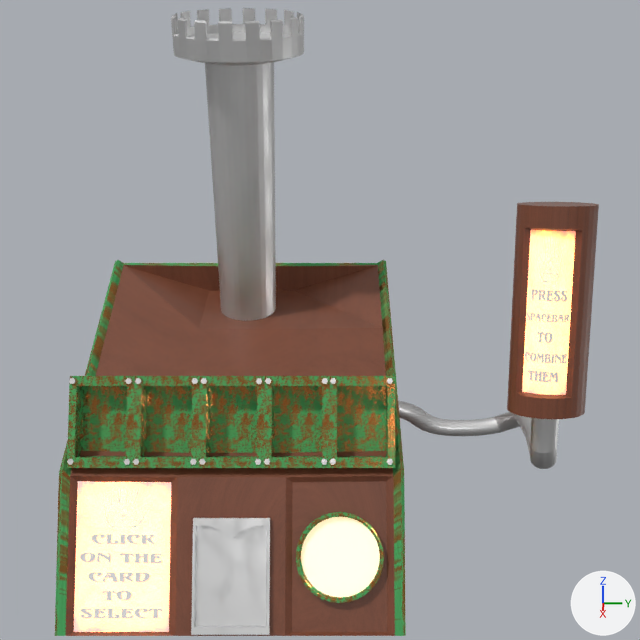
A saved change to the Blender file blender/machineT1.blend.
Both versions are drawn from the file's camera 'Camera'. Arrows for +X, +Y and +Z are at lower right; the lights stay in place.

The older version as bpy lines, for what is in view:
```python
ob_beziercurve = bpy.data.objects.new('BezierCurve', cu_beziercurve)
ob_beziercurve.parent = ob_handle
ob_beziercurve.location = (0.893, 2.597, 0.0)
ob_cube = bpy.data.objects.new('Cube', me_cube_010)
ob_cube.location = (1.95, 0.01, -0.61)
ob_cube.rotation_euler = (0.0, 1.032, 0.0)  # degrees (0, 59, 0)
ob_cube.scale = (0.413, 0.413, -0.0258)
ob_handle = bpy.data.objects.new('Handle', me_cylinder_002)
ob_handle.location = (-0.1, -0.606, 0.129)
ob_handle.rotation_euler = (1.351, 0.0, 1.571)  # degrees (77, 0, 90)
ob_handle.scale = (0.132, 0.103, 6.14)
ob_push_bar = bpy.data.objects.new('Push Bar', me_cylinder_003)
ob_push_bar.parent = ob_handle
ob_push_bar.location = (2.196, 2.954, 1.991)
ob_push_bar.rotation_euler = (3.138, 0.00203, 1.258)  # degrees (180, 0.1, 72)
ob_push_bar.scale = (0.292, 0.292, 1.0)
ob_push_bar_face = bpy.data.objects.new('Push Bar Face', me_cylinder_008)
ob_push_bar_face.parent = ob_handle
ob_push_bar_face.location = (2.196, 2.954, 1.991)
ob_push_bar_face.rotation_euler = (3.138, 0.0, 1.246)  # degrees (180, 0, 71)
ob_push_bar_face.scale = (0.292, 0.292, 1.0)
ob_tower_1 = bpy.data.objects.new('Tower', me_cylinder_001)
ob_tower_1.parent = ob_body
ob_tower_1.location = (-1.502, 0.0, 2.652)
ob_tower_1.scale = (0.355, 0.355, 2.26)
# also in view: 'Clock Face' at (1.72, 1.17, -0.31); 'Left Label' at (1.7, -1.17, -0.31); 'Card Slots.002' at (0.91, 0.0, 0.89); 'Railing' at (0.0, 0.0, 0.33); 'Right Label' at (1.7, 1.17, -0.31)
```
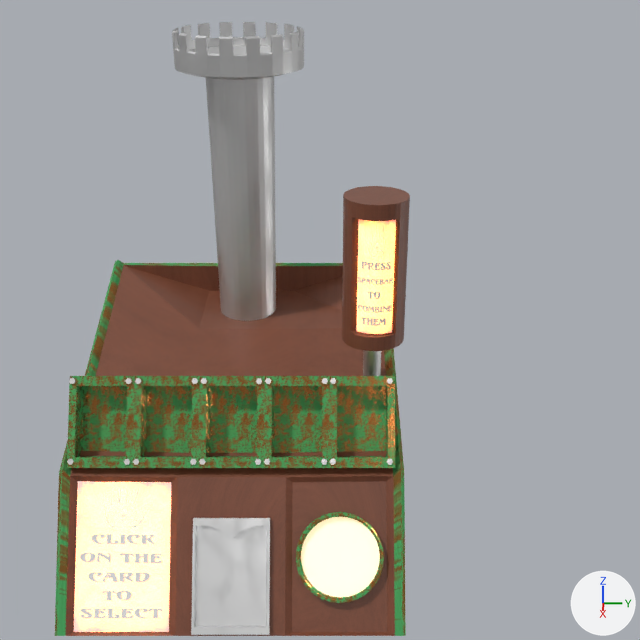
ob_beziercurve is not drawn itself; it is used by a modifier of ob_handle.

Boxes [x1, y1, x2, y2] around the edits, measured in the pictures (640 x 640 px):
'Tower', moved
    before: [171, 8, 304, 321]
    after: [172, 22, 304, 321]
'Push Bar', moved, turned, rescaled
    before: [507, 202, 599, 419]
    after: [342, 186, 410, 351]
'Push Bar Face', moved, turned, rescaled
    before: [522, 230, 576, 395]
    after: [356, 219, 396, 334]
'Handle', reshaped, moved, turned, modifiers changed, rescaled
    before: [398, 401, 559, 469]
    after: [363, 350, 381, 376]
part 1 of me_cylinder_002, deleted
    before: [398, 401, 559, 469]
part 2 of me_cylinder_002, added
    after: [363, 350, 381, 376]

The change, as a diff of the scene's bpy script:
```diff
--- a/blender/machineT1.blend.py
+++ b/blender/machineT1.blend.py
@@ me_cylinder_002 @@
 # used by ob_handle; location = (-0.1, -0.606, 0.129); rotation_euler = (1.351, 0.0, 1.571), in degrees (77, 0, 90); scale = (0.132, 0.103, 6.14)
-me_cylinder_002.from_pydata(...)  # 1216 vertices, 1185 faces; spans x 25.6..27.6, y -1.4..0.6, z 0.09..1.14
+me_cylinder_002.from_pydata(...)  # 256 vertices, 225 faces; spans x -1.0..1.0, y -1.0..1.0, z -0.17..0.03
+# me_cylinder_002 part 1: 1216 vertices removed from x 25.6..27.6, y -1.4..0.6, z 0.09..1.14
+# me_cylinder_002 part 2: 256 vertices added at x -1.0..1.0, y -1.0..1.0, z -0.17..0.03
 me_cylinder_002.materials.append(mat_old_metal)
@@ ob_tower_1 @@
 ob_tower_1.matrix_parent_inverse = Matrix(((0.464, 0.0, 0.0, 0.0), (0.0, 0.536, 0.0, 0.0), (0.0, 0.0, 1.0, 0.0), (0.0, 0.0, 0.0, 1.0)))
-ob_tower_1.location = (-1.502, 0.0, 2.652)
+ob_tower_1.location = (-1.502, 0.0, 2.492)
 ob_tower_1.scale = (0.355, 0.355, 2.26)
@@ ob_beziercurve @@
-ob_beziercurve = bpy.data.objects.new('BezierCurve', cu_beziercurve)
-ob_beziercurve.parent = ob_handle
-ob_beziercurve.matrix_parent_inverse = Matrix(((0.0, 9.678, 0.0, 0.0), (0.0, 0.0, 9.678, 0.0), (0.163, 0.0, 0.0, 0.0), (0.0, 0.0, 0.0, 1.0)))
-ob_beziercurve.location = (0.893, 2.597, 0.0)
@@ ob_handle @@
 ob_handle = bpy.data.objects.new('Handle', me_cylinder_002)
-ob_handle.location = (-0.1, -0.606, 0.129)
-ob_handle.rotation_euler = (1.351, 0.0, 1.571)  # degrees (77, 0, 90)
+ob_handle.parent = ob_push_bar
+ob_handle.matrix_parent_inverse = Matrix(((0.17, 2.834, 0.0, -3.766), (2.834, -0.17, 0.0, -0.0374), (0.0, 0.0, -1.196, 3.057), (0.0, 0.0, 0.0, 1.0)))
+ob_handle.location = (0.0786, 1.324, 1.652)
 ob_handle.scale = (0.132, 0.103, 6.14)
-_m = ob_handle.modifiers.new('Curve', 'CURVE')
-_m.object = ob_beziercurve
@@ ob_push_bar @@
 ob_push_bar = bpy.data.objects.new('Push Bar', me_cylinder_003)
-ob_push_bar.parent = ob_handle
-ob_push_bar.matrix_parent_inverse = Matrix(((0.0, 9.678, 0.0, 0.0), (0.0, 0.0, 9.678, 0.0), (0.163, 0.0, 0.0, 0.0), (0.0, 0.0, 0.0, 1.0)))
-ob_push_bar.location = (2.196, 2.954, 1.991)
-ob_push_bar.rotation_euler = (3.138, 0.00203, 1.258)  # degrees (180, 0.1, 72)
-ob_push_bar.scale = (0.292, 0.292, 1.0)
+ob_push_bar.location = (0.235, 1.556, 2.432)
+ob_push_bar.rotation_euler = (0.0, 3.142, -1.631)  # degrees (0, 180, -93)
+ob_push_bar.scale = (0.352, 0.352, 0.836)
@@ ob_push_bar_face @@
 ob_push_bar_face = bpy.data.objects.new('Push Bar Face', me_cylinder_008)
-ob_push_bar_face.parent = ob_handle
-ob_push_bar_face.matrix_parent_inverse = Matrix(((0.0, 9.678, 0.0, 0.0), (0.0, 0.0, 9.678, 0.0), (0.163, 0.0, 0.0, 0.0), (0.0, 0.0, 0.0, 1.0)))
-ob_push_bar_face.location = (2.196, 2.954, 1.991)
-ob_push_bar_face.rotation_euler = (3.138, 0.0, 1.246)  # degrees (180, 0, 71)
-ob_push_bar_face.scale = (0.292, 0.292, 1.0)
+ob_push_bar_face.parent = ob_push_bar
+ob_push_bar_face.matrix_parent_inverse = Matrix(((0.17, 2.834, 0.0, -3.766), (2.834, -0.17, 0.0, -0.0374), (0.0, 0.0, -1.196, 3.057), (0.0, 0.0, 0.0, 1.0)))
+ob_push_bar_face.location = (0.123, 1.334, 2.561)
+ob_push_bar_face.rotation_euler = (0.0, 3.142, -1.631)  # degrees (0, 180, -93)
+ob_push_bar_face.scale = (0.352, 0.352, 0.836)
```
